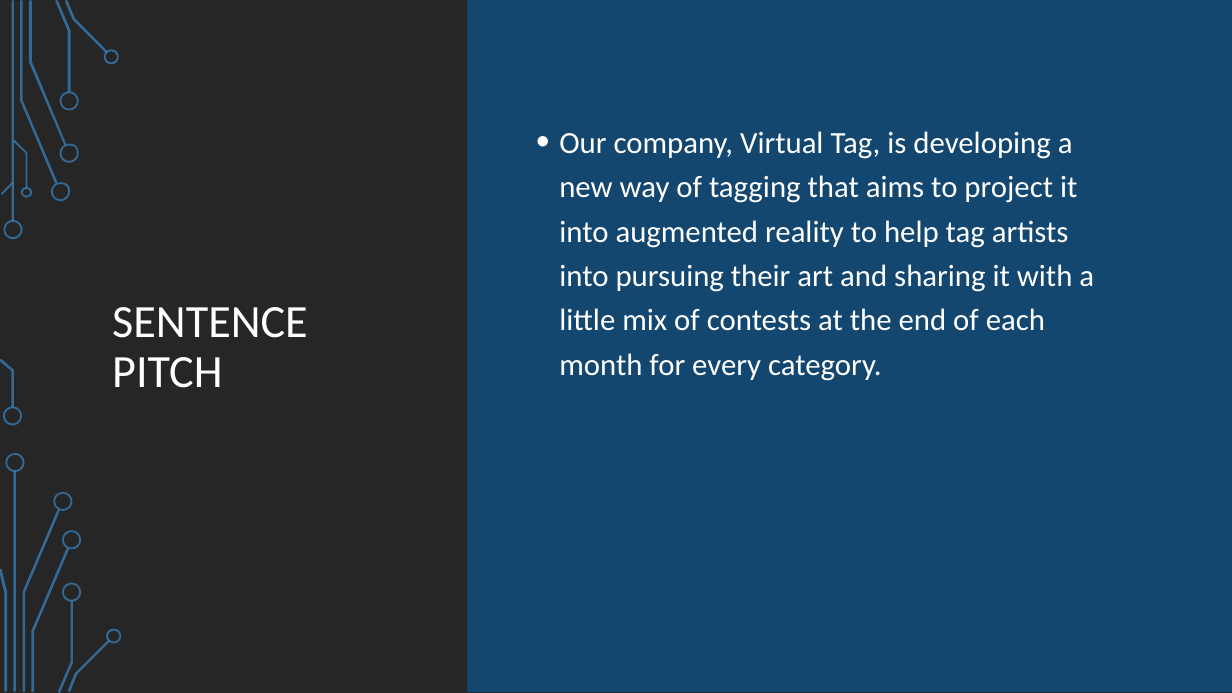
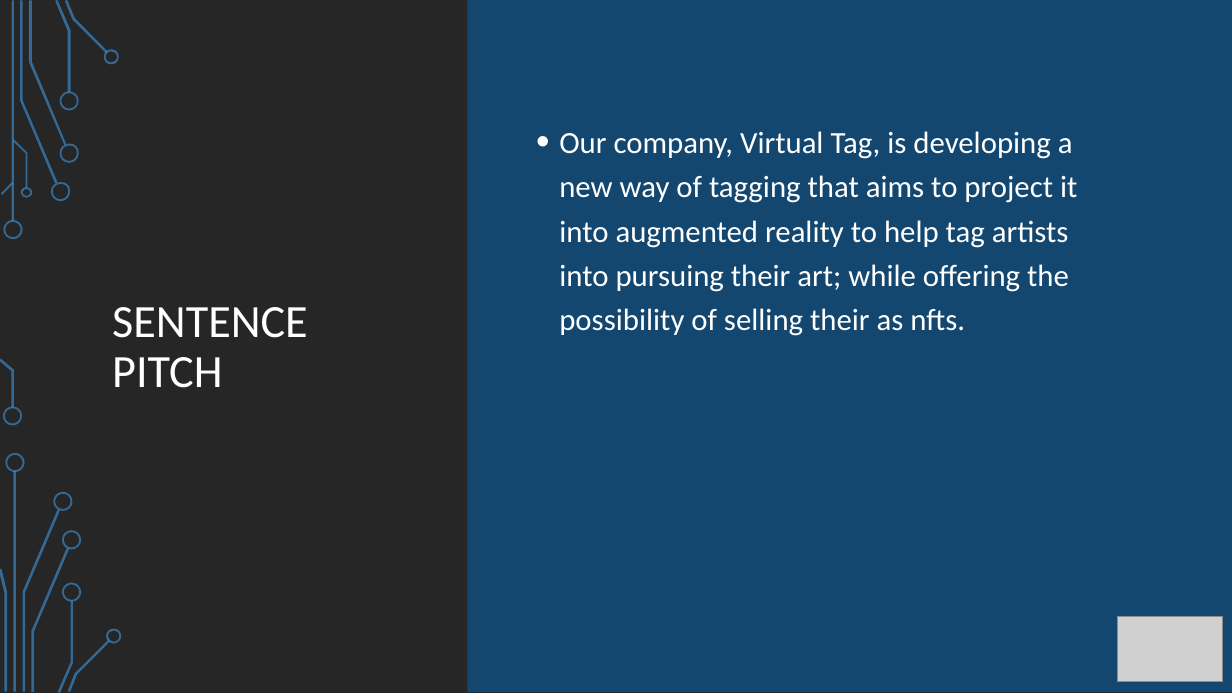
Before and after one commit to ahadhri90/VirtualTag, a slide deck: slide 3 of Projet Virtual Tag.pptx. Drawn at 1232x693 pixels with LibreOffice and Linux fonts; fonts in the diff are those of the drawing; grey boxes stand for pictures; background and template pictures are left out. Boxes give left, top, right and bottom in pixels: in the first picture for what was removed or moved away, otherwise in the second. Text is boxed around its words. In the diff, an @@ line names an element or a change of style, - is before the commit and + after.

```diff
--- a/Projet Virtual Tag.pptx
+++ b/Projet Virtual Tag.pptx
@@ text at [559, 131, 1077, 336]: text changed @@
-• Our company, Virtual Tag, is developing a new way of tagging that aims to project it into augmented reality to help tag artists into pursuing their art and sharing it with a little mix of contests at the end of each month for every category.
+• Our company, Virtual Tag, is developing a new way of tagging that aims to project it into augmented reality to help tag artists into pursuing their art; while offering the possibility of selling their as nfts.
@@ picture added at [1117, 616, 1223, 682] @@
```
Also in this commit, not shown: 15 other slides changed, 1 slide removed.
